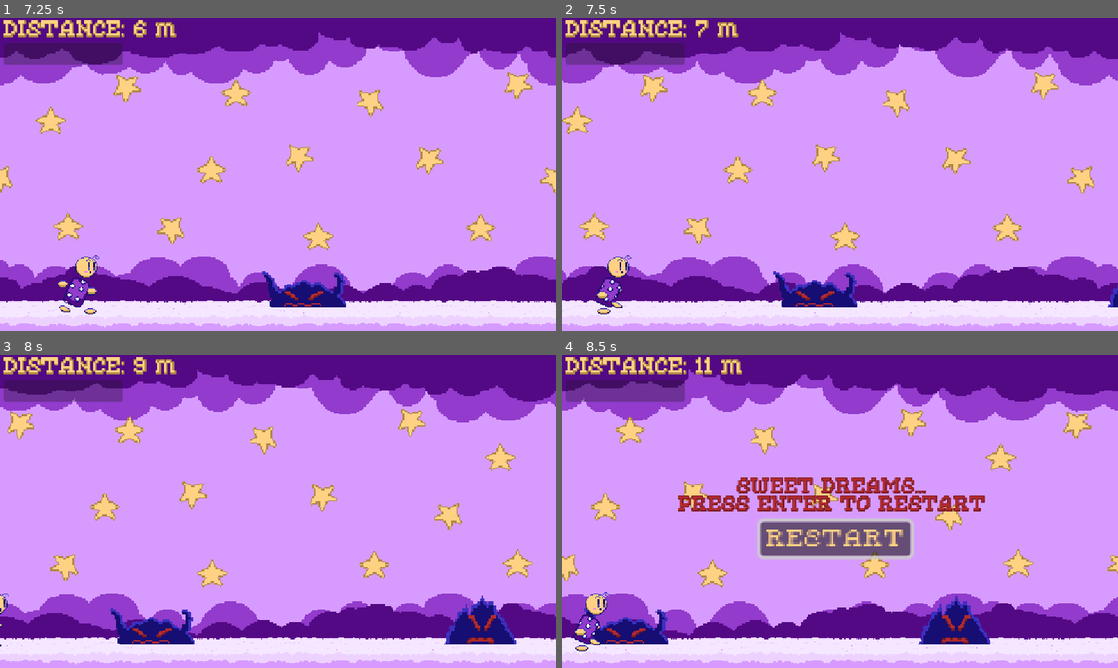
Above: before the commit, frames 1-4 (two rows, left to right).
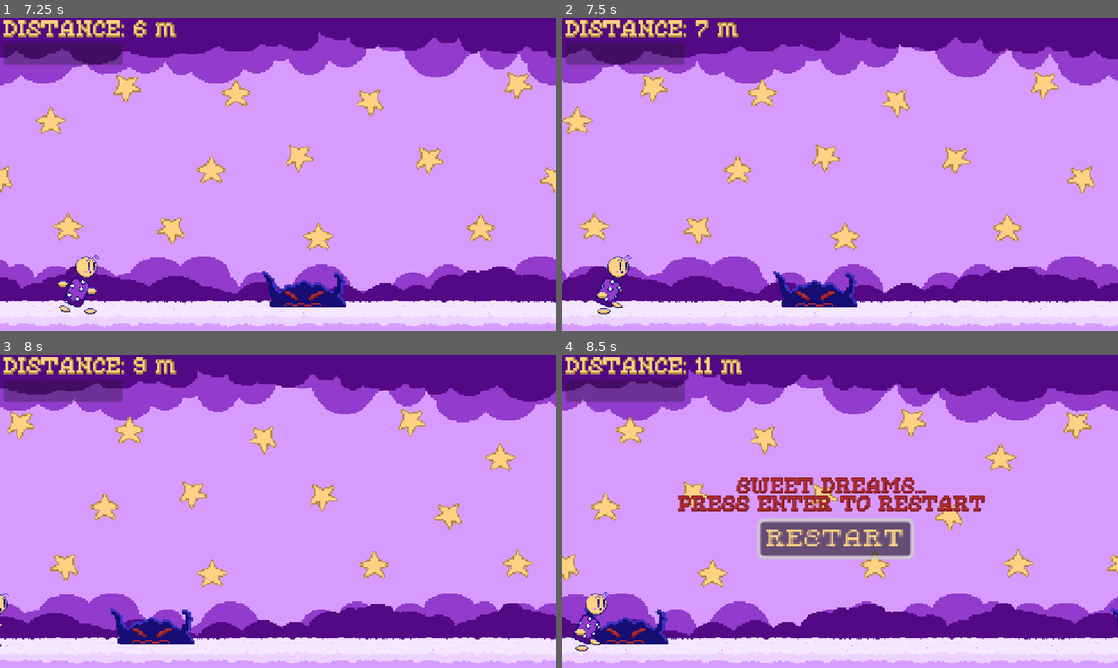
Above: after the commit, the same moments.

Repository: jacio-m/DreamRunner
Game: Godot game, scene res://Levels/Scenes/main.tscn
The game is run twice, just before and just after one commit, with the same random seed, the same clock (stepped at 60 frames per second) and the same inputs.
Inputs:
- Up to frame 1 (7.25 s): tap Enter (ui_accept) at 0.5, 0.77, 1.52, 3.5, 3.77, 4.52, 5.27, 5.75, 6.77 s; hold Right (ui_right) 0.53-2.03 s; hold Left (ui_left) 2.03-2.75 s; click "RESTART" at 2.75 s; hold Right (ui_right) 3.53-5.03 s; hold Left (ui_left) 5.03-5.78 s; hold Right (ui_right) 5.78-6.53 s; hold Left (ui_left) from 6.53 s (still down)
- Up to frame 2 (7.5 s): keep holding Left (ui_left)
- Up to frame 3 (8 s): keep holding Left (ui_left); tap Enter (ui_accept) at 7.52 s
- Up to frame 4 (8.5 s): release Left (ui_left) at 8.03 s; hold Right (ui_right) from 8.03 s (still down); tap Enter (ui_accept) at 8.27 s

Frame 1 is identical in both runs. In frame 2, less than 0.1% of the frame differs, in the area x 98-100%, y 85-93%; in frame 3, 1.2%; in frame 4, 1.2%, in the area x 64-100%, y 76-93%.

Commit message:
Player Jumping Sprites and Better Enemy Generation
Added the sprites for the child jumping and made some changes to the enemy generation for a more fair gameplay.

Diff:
--- a/Levels/Scenes/level.gd
+++ b/Levels/Scenes/level.gd
@@ -80,7 +80,7 @@
 			$HUD.get_node("StartLabel").visible = false
 
 func generate_obs():
-	if obstacles.is_empty() or last_obs.position.x < distance + randi_range(200, 600):
+	if obstacles.is_empty() or last_obs.position.x < distance + randi_range(20, 200):
 		var obstacle_type = obstacle_types[randi() % obstacle_types.size()]
 		var obs
 		obs = obstacle_type.instantiate()
--- a/Player/player.gd
+++ b/Player/player.gd
@@ -23,7 +23,7 @@
 	if is_on_floor():
 		$AnimatedSprite2D.play("Player Run")
 		if Input.is_action_just_pressed("ui_up"):
-			$AnimatedSprite2D.play("Player Idle")
+			$AnimatedSprite2D.play("Player Jump")
 			$SfxJump.play()
 			velocity.y = JUMP_SPEED
 			jump_pressed = true
--- a/Player/player.tscn
+++ b/Player/player.tscn
@@ -1,14 +1,18 @@
-[gd_scene load_steps=20 format=3 uid="uid://r7k2f6vqyrs8"]
+[gd_scene load_steps=24 format=3 uid="uid://r7k2f6vqyrs8"]
 
 [ext_resource type="Script" uid="uid://rsnbxgmdpatp" path="res://Player/player.gd" id="1_l8h54"]
 [ext_resource type="Texture2D" uid="uid://v6uyn720apd5" path="res://Player/Idle Animation/child_idle1.png" id="2_fhl08"]
 [ext_resource type="Texture2D" uid="uid://du0161pyyoxcc" path="res://Player/Idle Animation/child_idle2.png" id="3_vtle1"]
 [ext_resource type="Texture2D" uid="uid://8mu8af5r3x1k" path="res://Player/Idle Animation/child_idle3.png" id="4_od3ui"]
 [ext_resource type="Texture2D" uid="uid://c7cwnnnifrnu5" path="res://Player/Idle Animation/child_idle4.png" id="5_00tjw"]
+[ext_resource type="Texture2D" uid="uid://bhj6uw3tibvx1" path="res://Player/Jumping Animation/child_jumping1.png" id="6_7emwf"]
 [ext_resource type="Texture2D" uid="uid://37h6q6qt6332" path="res://Player/Running Animation/child_running1.png" id="6_pisgm"]
 [ext_resource type="Texture2D" uid="uid://80d7f8qbu5mk" path="res://Player/Running Animation/child_running2.png" id="7_b1ygp"]
+[ext_resource type="Texture2D" uid="uid://csbcpl5xeysrf" path="res://Player/Jumping Animation/child_jumping2.png" id="7_hshwv"]
 [ext_resource type="AudioStream" uid="uid://be66fp2fbmcp0" path="res://Sounds/sfx_jump_07-80241.mp3" id="7_vtle1"]
+[ext_resource type="Texture2D" uid="uid://6om4v8ep0sd5" path="res://Player/Jumping Animation/child_jumping3.png" id="8_gpjlu"]
 [ext_resource type="Texture2D" uid="uid://chtwkl7m72xo7" path="res://Player/Running Animation/child_running3.png" id="8_o28un"]
+[ext_resource type="Texture2D" uid="uid://dpufpuvuln33k" path="res://Player/Jumping Animation/child_jumping4.png" id="9_8mwp6"]
 [ext_resource type="Texture2D" uid="uid://cm3hrfh05i5jn" path="res://Player/Running Animation/child_running4.png" id="9_n471f"]
 [ext_resource type="Texture2D" uid="uid://cvp42n2rufr8h" path="res://Player/Running Animation/child_running5.png" id="10_7emwf"]
 [ext_resource type="Texture2D" uid="uid://b8yikkhpoxl61" path="res://Player/Running Animation/child_running6.png" id="11_hshwv"]
@@ -39,6 +43,23 @@
 "loop": true,
 "name": &"Player Idle",
 "speed": 5.0
+}, {
+"frames": [{
+"duration": 1.0,
+"texture": ExtResource("6_7emwf")
+}, {
+"duration": 1.0,
+"texture": ExtResource("7_hshwv")
+}, {
+"duration": 1.0,
+"texture": ExtResource("8_gpjlu")
+}, {
+"duration": 1.0,
+"texture": ExtResource("9_8mwp6")
+}],
+"loop": false,
+"name": &"Player Jump",
+"speed": 9.0
 }, {
 "frames": [{
 "duration": 1.0,
@@ -92,8 +113,9 @@
 z_index = 1
 scale = Vector2(2, 2)
 sprite_frames = SubResource("SpriteFrames_btcbx")
-animation = &"Player Run"
-frame_progress = 0.15137
+animation = &"Player Jump"
+frame = 3
+frame_progress = 1.0
 
 [node name="SfxJump" type="AudioStreamPlayer" parent="."]
 stream = ExtResource("7_vtle1")
Binary file added: Player/Jumping Animation/child_jumping.aseprite
Binary file added: Player/Jumping Animation/child_jumping1.png
Not shown, added: Player/Jumping Animation/child_jumping1.png.import
Binary file added: Player/Jumping Animation/child_jumping2.png
Not shown, added: Player/Jumping Animation/child_jumping2.png.import
Binary file added: Player/Jumping Animation/child_jumping3.png
Not shown, added: Player/Jumping Animation/child_jumping3.png.import
Binary file added: Player/Jumping Animation/child_jumping4.png
Not shown, added: Player/Jumping Animation/child_jumping4.png.import
